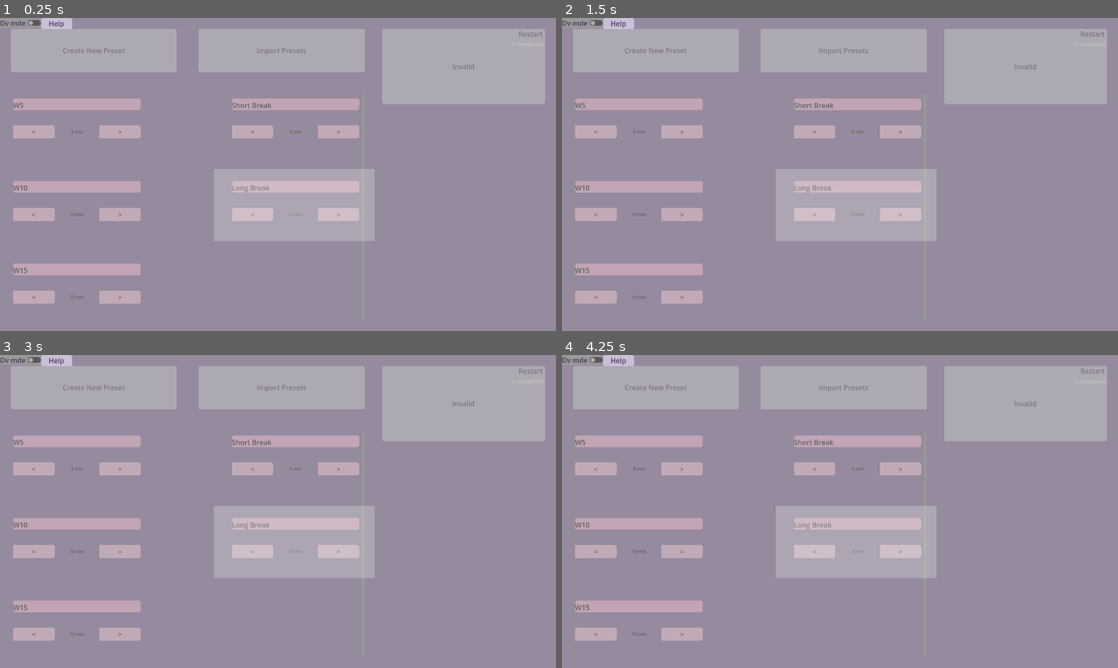
Above: before the commit, frames 1-4 (two rows, left to right).
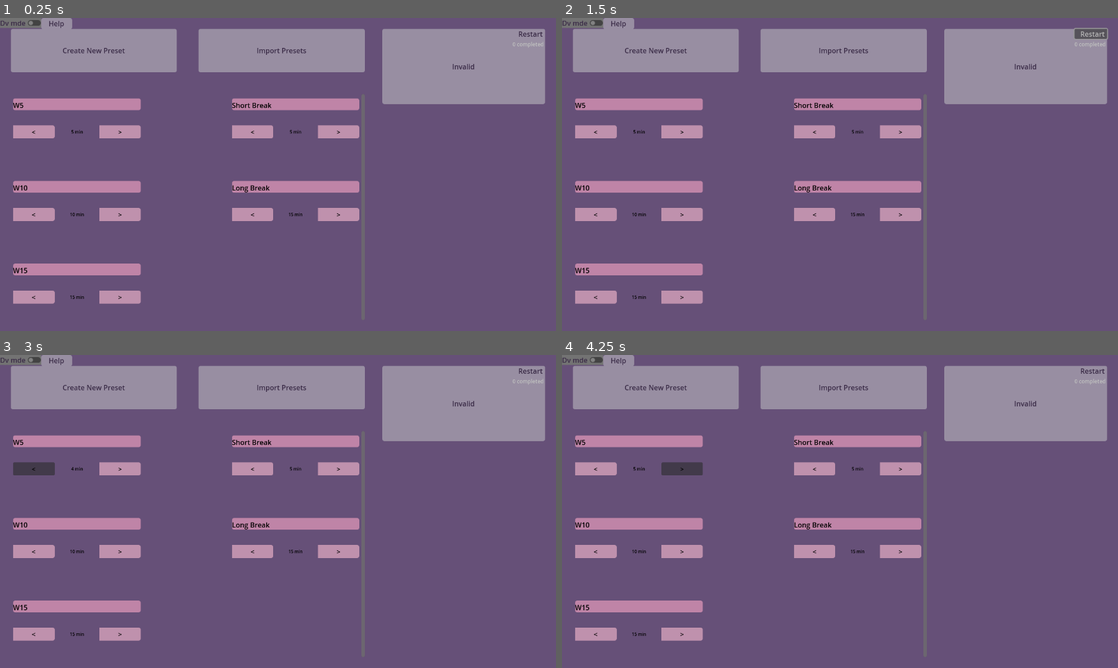
Above: after the commit, the same moments.

Repository: MacBeing3/Custom-Pomodoro-Style-Timers
Game: Godot game, scene res://src/project_root.tscn
The game is run twice, just before and just after one commit, with the same random seed, the same clock (stepped at 60 frames per second) and the same inputs.
Inputs:
- Up to frame 1 (0.25 s): no input
- Up to frame 2 (1.5 s): click "Restart" at 0.5 s; click "Restart" at 1.25 s
- Up to frame 3 (3 s): click "Restart" at 2 s; click "<" at 2.75 s
- Up to frame 4 (4.25 s): click ">" at 3.5 s

The runs differ from the first frame. In frame 1, 100% of the frame differs, in the area x 0-100%, y 0-100%; in frame 2, 100%; in frame 3, 100%; in frame 4, 100%.
Error before the commit: Parse Error: Expected indented block after function declaration. (res://src/PopupContainer.gd:21)

Commit message:
highlight update
now changes to correspond with change in viewport size

Diff:
--- a/Nice timers/src/Main_Screen.tscn
+++ b/Nice timers/src/Main_Screen.tscn
@@ -132,29 +132,27 @@
 [node name="TaskBoard" parent="BackgroundImage/MarginContainer/HSplitContainer" instance=ExtResource("4_lk80d")]
 layout_mode = 2
 
-[node name="grey part" type="ColorRect" parent="."]
-layout_mode = 1
-anchors_preset = 15
-anchor_right = 1.0
-anchor_bottom = 1.0
-grow_horizontal = 2
-grow_vertical = 2
+[node name="Highligher" type="ColorRect" parent="."]
+top_level = true
+layout_mode = 0
 mouse_filter = 1
-color = Color(0.611765, 0.611765, 0.611765, 0.623529)
-
-[node name="highlight" type="ColorRect" parent="grey part"]
-layout_mode = 1
-anchors_preset = 15
-anchor_right = 1.0
-anchor_bottom = 1.0
-offset_left = 492.0
-offset_top = 347.0
-offset_right = -418.0
-offset_bottom = -207.0
-grow_horizontal = 2
-grow_vertical = 2
-color = Color(1, 1, 1, 0.235294)
+color = Color(0.54902, 0.54902, 0.54902, 0)
 script = ExtResource("5_e75xi")
+background_dim = Color(0, 0, 0, 0.25098)
+
+[node name="FocusBox" type="ColorRect" parent="Highligher"]
+top_level = true
+layout_mode = 1
+anchors_preset = 8
+anchor_left = 0.5
+anchor_top = 0.5
+anchor_right = 0.5
+anchor_bottom = 0.5
+offset_right = 182.0
+offset_bottom = 83.0
+grow_horizontal = 2
+grow_vertical = 2
+color = Color(1, 1, 0, 0.294118)
 
 [node name="FileDialog" type="FileDialog" parent="."]
 title = "Open a File"
--- a/Nice timers/src/PopupContainer.gd
+++ b/Nice timers/src/PopupContainer.gd
@@ -20,7 +20,7 @@
 
 func _ready():
 
-
+	pass
 ##	_set_old_size(130)
 #	print("newsize popup   ", get_window().get_size().y)
 #
@@ -35,8 +35,9 @@
 
 
 
-func resize_v_box(): #called on _on_window_hide/show in confirm_timer_popup
-#	pass  #NOTE THIS PASS MEANS EVERYTHING BLANK PAST IT
+func resize_v_box():
+	#called on _on_window_hide/show in confirm_timer_popup
+	#	pass  #NOTE THIS PASS MEANS EVERYTHING BLANK PAST IT
 	#this should being called when a timer confirm button is hidden or seen
 	#should add size of button + spacing if showing
 	#should minus it if hidden
--- /dev/null
+++ b/Nice timers/src/grey part.gd
@@ -0,0 +1,11 @@
+extends "res://src/highlight.gd"
+
+
+# Called when the node enters the scene tree for the first time.
+func _ready():
+	pass # Replace with function body.
+
+
+# Called every frame. 'delta' is the elapsed time since the previous frame.
+func _process(delta):
+	pass
--- a/Nice timers/src/highlight.gd
+++ b/Nice timers/src/highlight.gd
@@ -1,33 +1,75 @@
 extends ColorRect
+class_name HighlightChild
 
-@onready var highlight_size = size
+@onready var highlight:ColorRect = get_child(0)
+@onready var highlight_percent_size = Vector2(highlight.size.x/get_viewport().size.x, highlight.size.y/get_viewport().size.y)
+	#MULTIPLY highlight size by this
 
-# Called when the node enters the scene tree for the first time.
-func _ready():
-	pass # Replace with function body.
-	var viewport_size = get_viewport_rect()
-
-	#everything above position y, is grey
-	#everything below position y + size.y  is grey
-
-	#everything less than postion.x is grey
-	#evertything greater than position.x + size.x = grey
-	var positionV
-	var sizeV
-	var left_rect := Rect2(Vector2(0,0), Vector2(position.x, viewport_size.y))
-	var right_rect := Rect2(Vector2(position.x+size.x,0),Vector2(position.x,viewport_size.y))
-
-	var top_rect := Rect2(Vector2(position.x,0),Vector2(size.x,(viewport_size.y - size.y)/2))
-
-	var bottom_rect := Rect2(Vector2(position.x,position.y),Vector2(size.x,(viewport_size.y - size.y)/2))
-
-	var all_rects := [left_rect,right_rect,top_rect,bottom_rect]
-
-	for rect in all_rects:
-		draw_rect(rect,Color(250,250,250))
-#	draw_rect(rect: Rect2, color: Color, filled: bool = true, width: float = -1.0)
+@export var background_dim:Color
 
 
-# Called every frame. 'delta' is the elapsed time since the previous frame.
-func _process(delta):
-	pass
+var all_rects:Array
+#TODO shoudl scale with size of viewport to always take up percetnage size
+#set size in ready to be controlled by @export size
+#make it percent of viewport size in ready
+
+#at ready should take size and convert it itno a percentage of the viewport
+#scaled size shoud then be used in hihglight size
+
+var some_time = 0
+
+func _process(_delta):
+	highlight.position = Vector2(get_global_mouse_position().x - (0.5 * highlight.size.x), get_global_mouse_position().y - (0.5 * highlight.size.y))
+	_calculate_highlight()
+	some_time +=1
+	if some_time == 10:
+		queue_redraw()
+		some_time = 0
+
+
+
+
+func _ready():
+	highlight.color = Color(0,0,0,0)
+
+
+func _draw():
+	_calculate_highlight()
+	for rect in all_rects:
+		if rect is Rect2:
+			draw_rect(rect,background_dim)
+
+
+func _calculate_highlight():
+	var viewport = get_viewport_rect()
+
+	#highlight_percent_size
+	highlight.size.x *= highlight_percent_size.x
+	highlight.size.y *= highlight_percent_size.y
+	#shrinks it even when aat base
+	#put this calced size over intiial percent size
+
+
+	var left_rect := Rect2(
+	Vector2(0,0), #position
+	Vector2(highlight.position.x, viewport.size.y) #size
+	)
+
+
+	var right_rect := Rect2(
+	Vector2(highlight.position.x+highlight.size.x,0), #position
+	Vector2(viewport.end.x - (highlight.position.x + highlight.size.x),viewport.size.y) #size
+	)
+
+
+	var top_rect := Rect2(
+	Vector2(highlight.position.x,0), #position
+	Vector2(highlight.size.x, highlight.position.y ) #size
+	)
+
+	var bottom_rect := Rect2(
+	Vector2(highlight.position.x,highlight.position.y +highlight.size.y), #position
+	Vector2(highlight.size.x,(viewport.end.y - (highlight.position.y + highlight.size.y)) ) #size
+	)
+
+	all_rects = [left_rect,right_rect,top_rect,bottom_rect]
